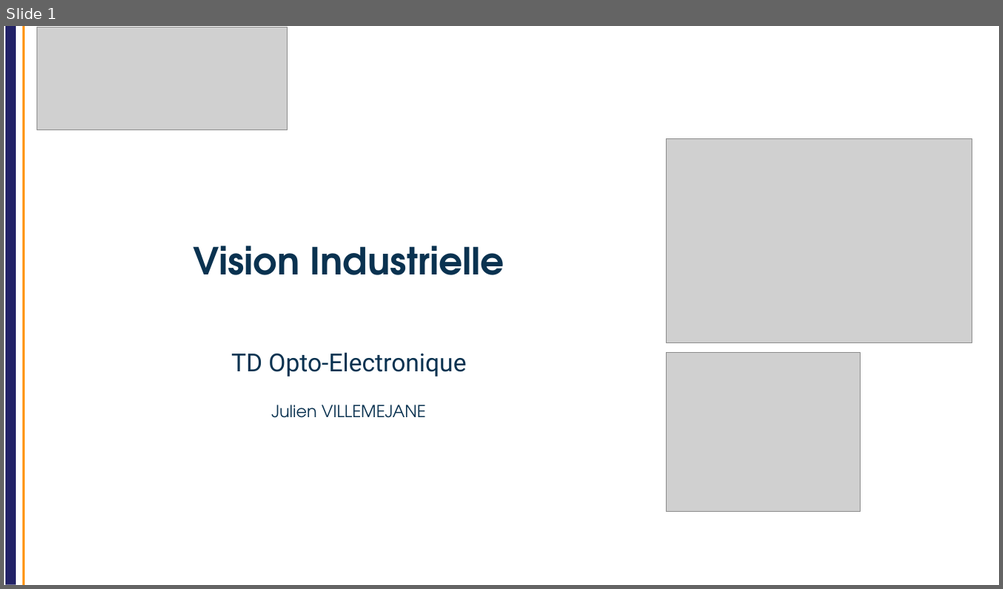
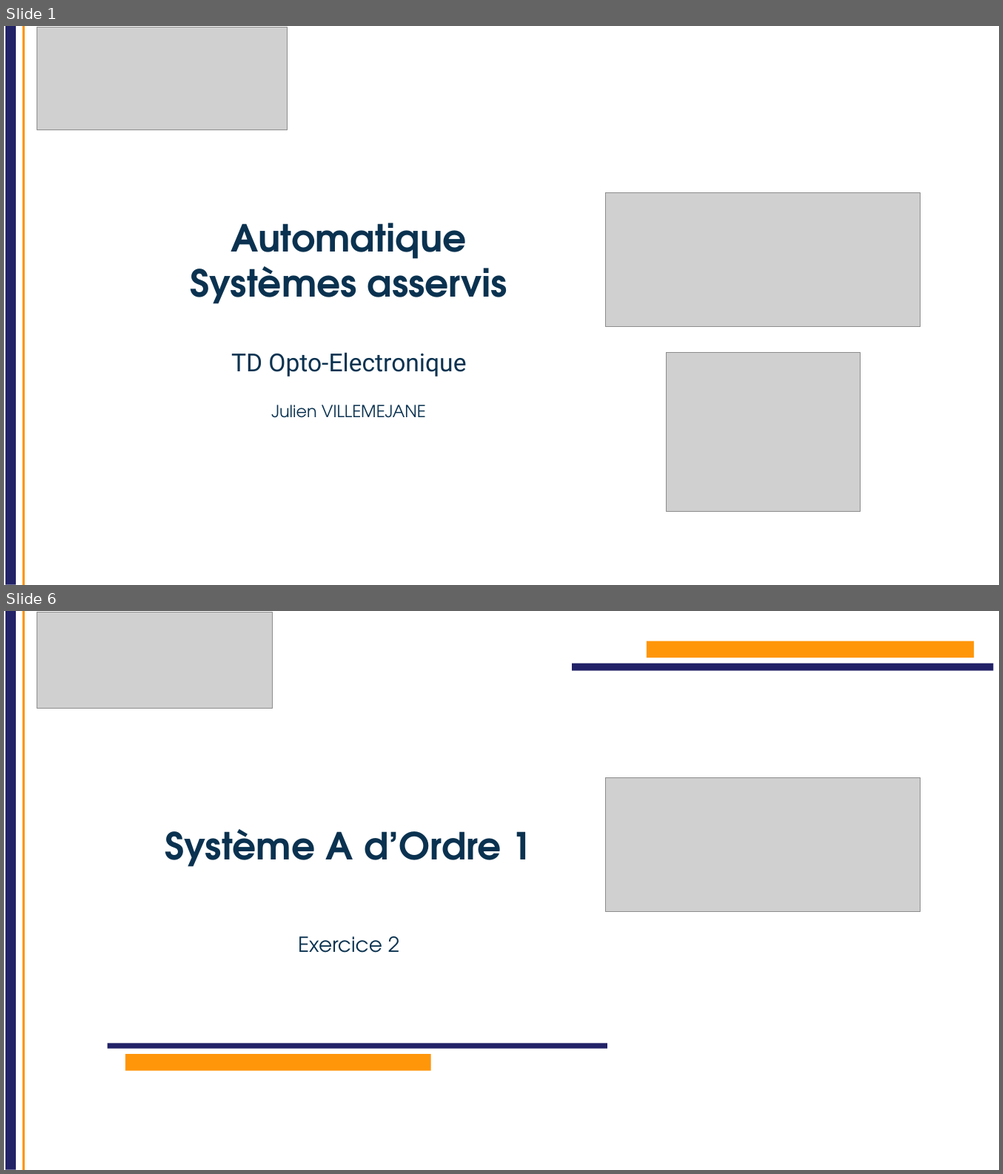
Before and after one commit to IOGS-Digital-Methods/semester-5, a slide deck: OptoElectronique/TD/2026/TD_asservissement/S5_OptoElectronique_TD_auto_2026.pptx. Shown one above the other, each under a label of ours: slide 1 before the commit, slides 1 and 6 after it; the slides between them are not shown. The pictures are 1003x589 and 1003x1174 pixels, drawn with LibreOffice and Linux fonts; fonts in the diff are those of the drawing; grey boxes stand for pictures; background and template pictures are left out. Boxes give left, top, right and bottom in pixels: in the first picture for what was removed or moved away, otherwise in the second. Text is boxed around its words. In the diff, an @@ line names an element or a change of style, - is before the commit and + after.

Commit message:
Update Opto / Control System presentation for exercices session

```diff
--- a/OptoElectronique/TD/2026/TD_asservissement/S5_OptoElectronique_TD_auto_2026.pptx
+++ b/OptoElectronique/TD/2026/TD_asservissement/S5_OptoElectronique_TD_auto_2026.pptx
@@ slide 6 added at (4, 611, 999, 1170), background #FFFFFF; not listed: 2 template elements that a slide beside it also shows @@
@@ picture added at (37, 612, 273, 709) @@
@@ rectangle added at (646, 641, 974, 658), fill #FF960A @@
@@ rectangle added at (572, 664, 993, 671), fill #222268 @@
@@ picture added at (606, 777, 920, 911) @@
@@ title added at (165, 829, 532, 867), 36 pt, text #0A3250, bold @@
+Système A d’Ordre 1
@@ subtitle added at (298, 937, 400, 953), 20 pt, text #0A3250 @@
+Exercice 2
@@ rectangle added at (108, 1044, 608, 1049), fill #222268 @@
@@ rectangle added at (125, 1054, 431, 1071), fill #FF960A @@
@@ slide 1 changed as well @@
@@ picture removed at (666, 139, 972, 343) @@
@@ picture added at (606, 192, 920, 326) @@
@@ title at (190, 223, 507, 304): text changed @@
-Vision Industrielle
+Automatique
+Systèmes asservis
```
Also in this commit, not shown: 14 other slides added, 38 slides removed, 5 other files.
